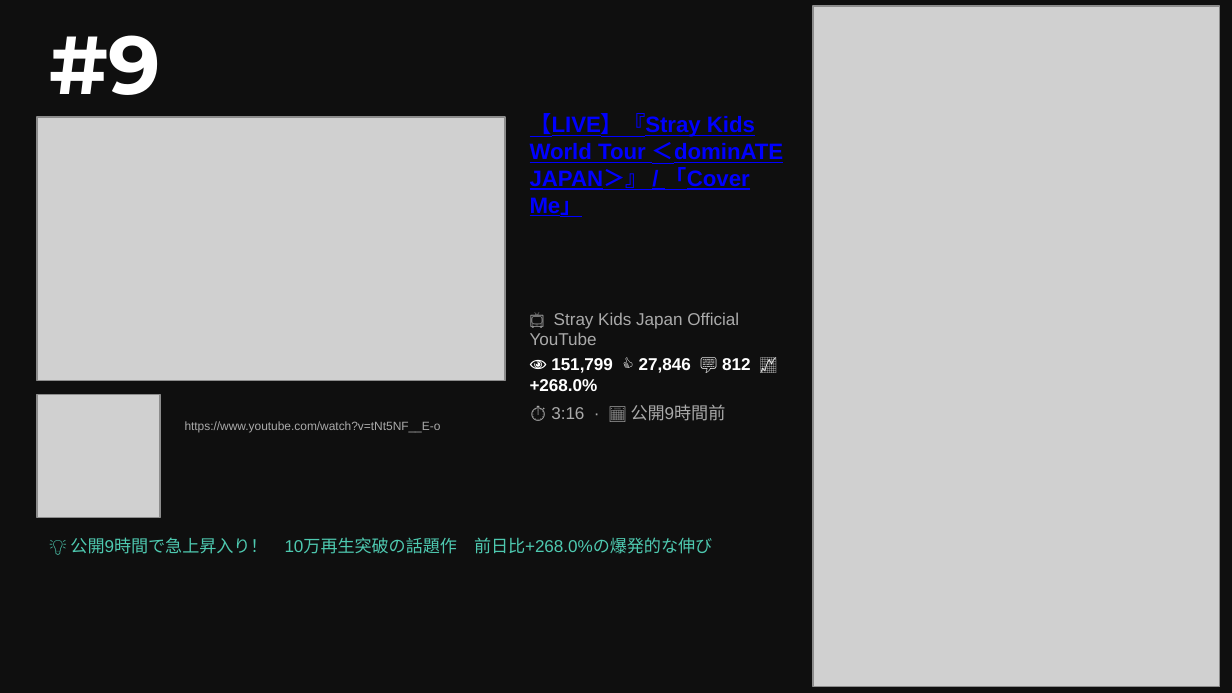
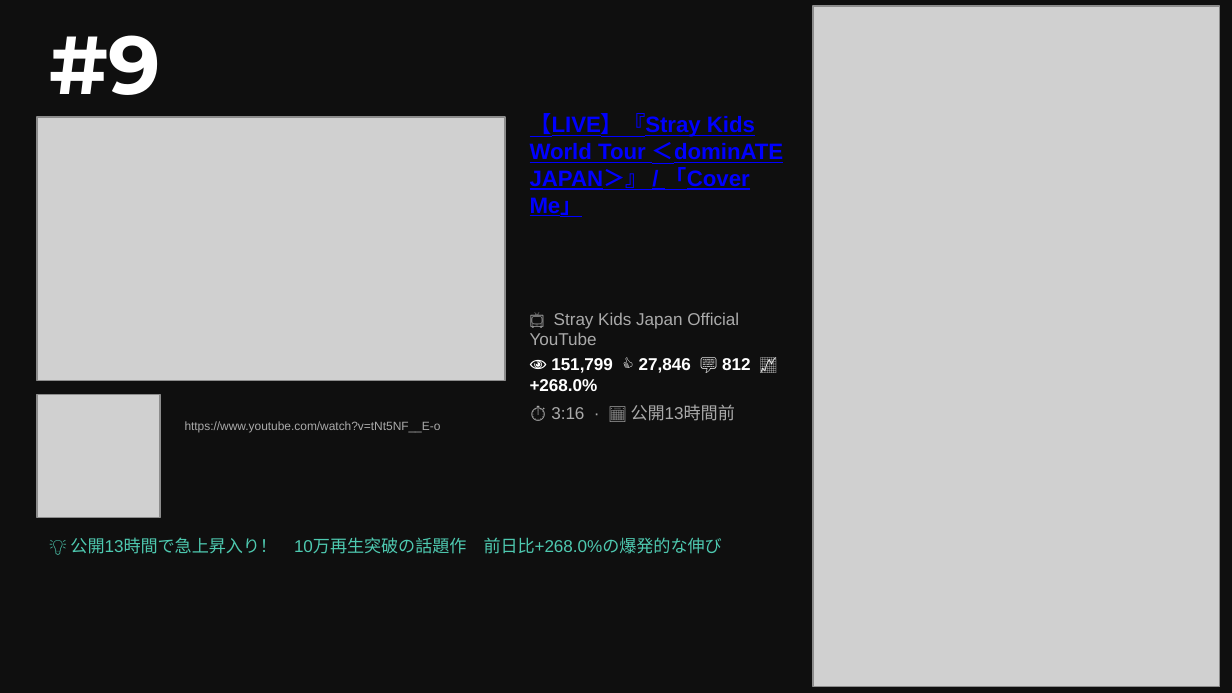
Before and after one commit to asaneasaburo0910-hub/youtube-crawler, a slide deck: slide 3 of youtube_ranking_20260614.pptx. Drawn at 1232x693 pixels with LibreOffice and Linux fonts; fonts in the diff are those of the drawing; grey boxes stand for pictures. Boxes give left, top, right and bottom in pixels: in the first picture for what was removed or moved away, otherwise in the second. Text is boxed around its words. In the diff, an @@ line names an element or a change of style, - is before the commit and + after.

```diff
--- a/youtube_ranking_20260614.pptx
+++ b/youtube_ranking_20260614.pptx
@@ text at [551, 404, 735, 421]: text changed @@
-⏱ 3:16 · 📅 公開9時間前
+⏱ 3:16 · 📅 公開13時間前
@@ text at [70, 537, 722, 554]: text changed @@
-💡 公開9時間で急上昇入り！ 10万再生突破の話題作 前日比+268.0%の爆発的な伸び
+💡 公開13時間で急上昇入り！ 10万再生突破の話題作 前日比+268.0%の爆発的な伸び
```
Also in this commit, not shown: 9 other slides changed, 3 other files.
